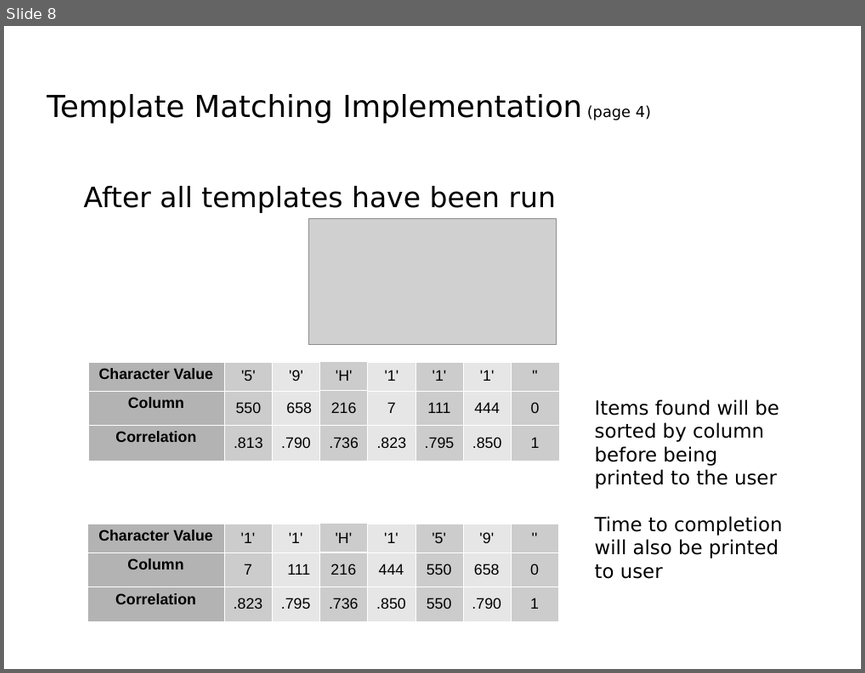
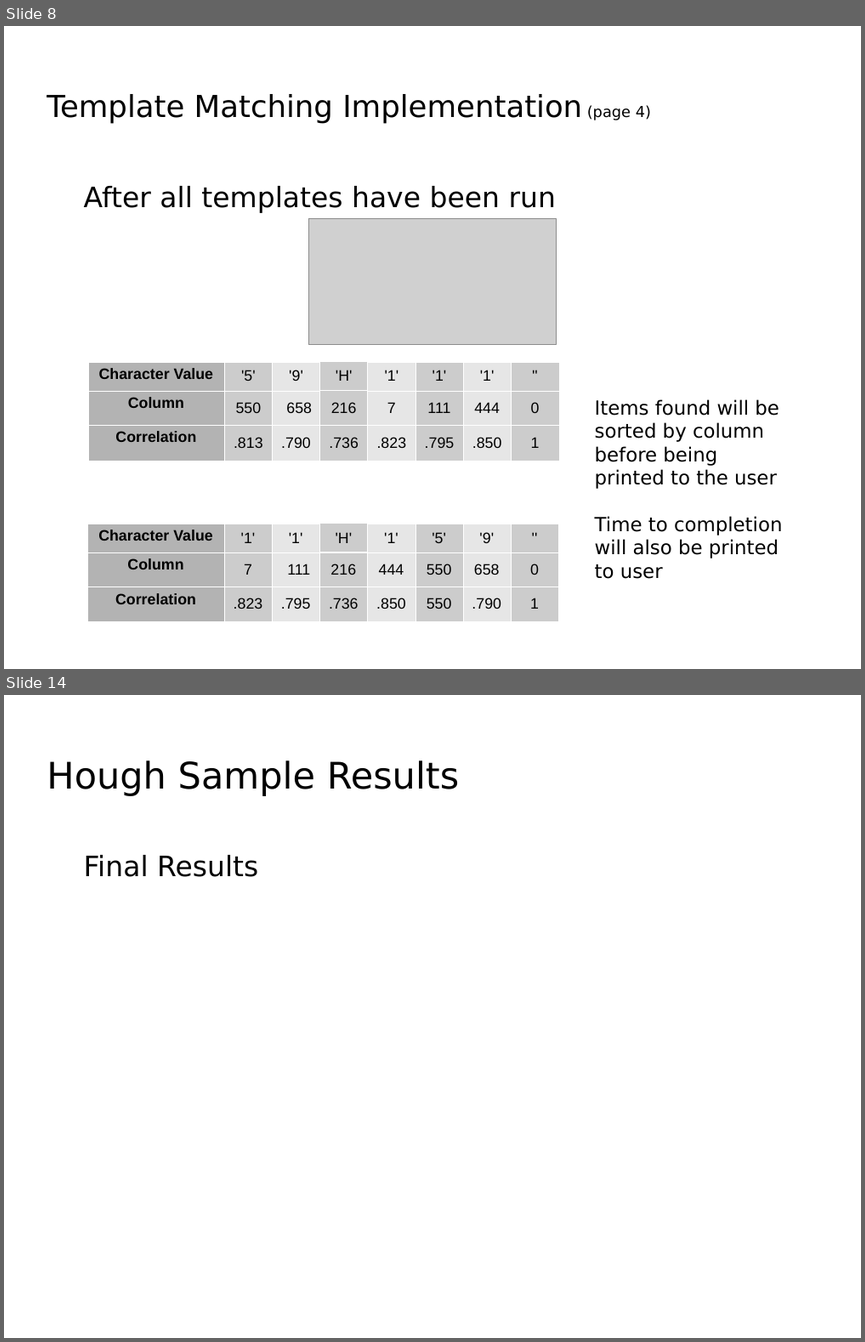
Before and after one commit to Luke-Meyer/dip_project, a slide deck: Presentation/License Plate Sequence Extraction.odp. Shown one above the other, each under a label of ours: slide 8 before the commit, slides 8 and 14 after it; the slides between them are not shown. The pictures are 865x673 and 865x1342 pixels, drawn with LibreOffice and Linux fonts; fonts in the diff are those of the drawing; grey boxes stand for pictures; background and template pictures are left out. Boxes give left, top, right and bottom in pixels: in the first picture for what was removed or moved away, otherwise in the second. Text is boxed around its words. In the diff, an @@ line names an element or a change of style, - is before the commit and + after.

```diff
--- a/Presentation/License Plate Sequence Extraction.odp
+++ b/Presentation/License Plate Sequence Extraction.odp
@@ slide 14 added at (4, 695, 861, 1338), background picture (left out) @@
@@ title added at (46, 760, 459, 796), 33.9 pt, text #000000 @@
+Hough Sample Results
@@ text added at (84, 855, 258, 877), 26 pt, text #000000 @@
+Final Results
```
Also in this commit, not shown: 6 slides changed, 4 other slides added, 1 slide removed, 4 other files.
